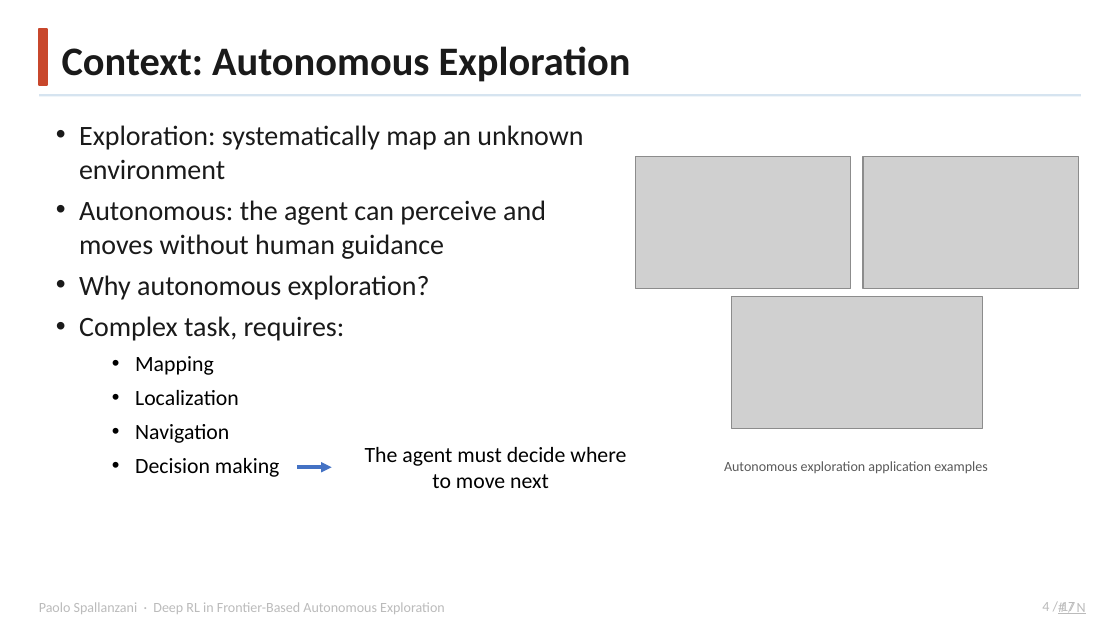
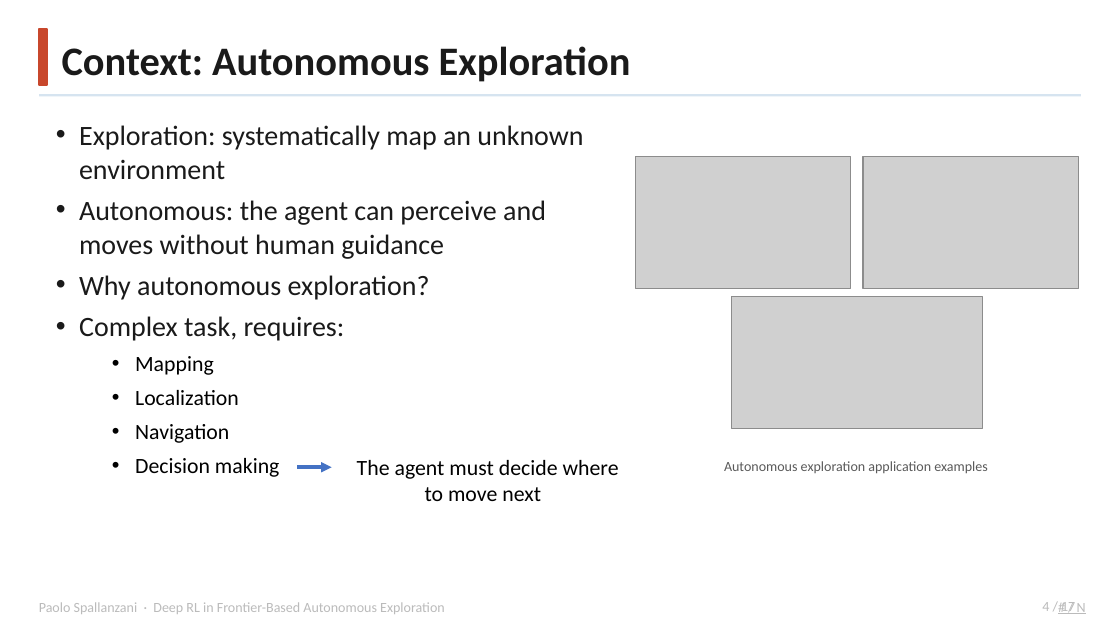
Before and after one commit to Paolo-Spall/presentazione_tesi_dae, a slide deck: slide 4 of presentation_1.pptx (slide 3 before the commit). Drawn at 1120x630 pixels with LibreOffice and Linux fonts; fonts in the diff are those of the drawing; grey boxes stand for pictures; background and template pictures are left out. Boxes give left, top, right and bottom in pixels: in the first picture for what was removed or moved away, otherwise in the second. Text is boxed around its words. In the diff, an @@ line names an element or a change of style, - is before the commit and + after.

```diff
--- a/presentation_1.pptx
+++ b/presentation_1.pptx
@@ text "The agent must decide where ...": place and size @@
-text "The agent must decide where ..." at box(365, 447, 626, 488)
+text "The agent must decide where ..." at box(357, 460, 619, 501)
```
Also in this commit, not shown: 2 other slides changed, 4 slides added, 1 slide removed, 2 other files.
